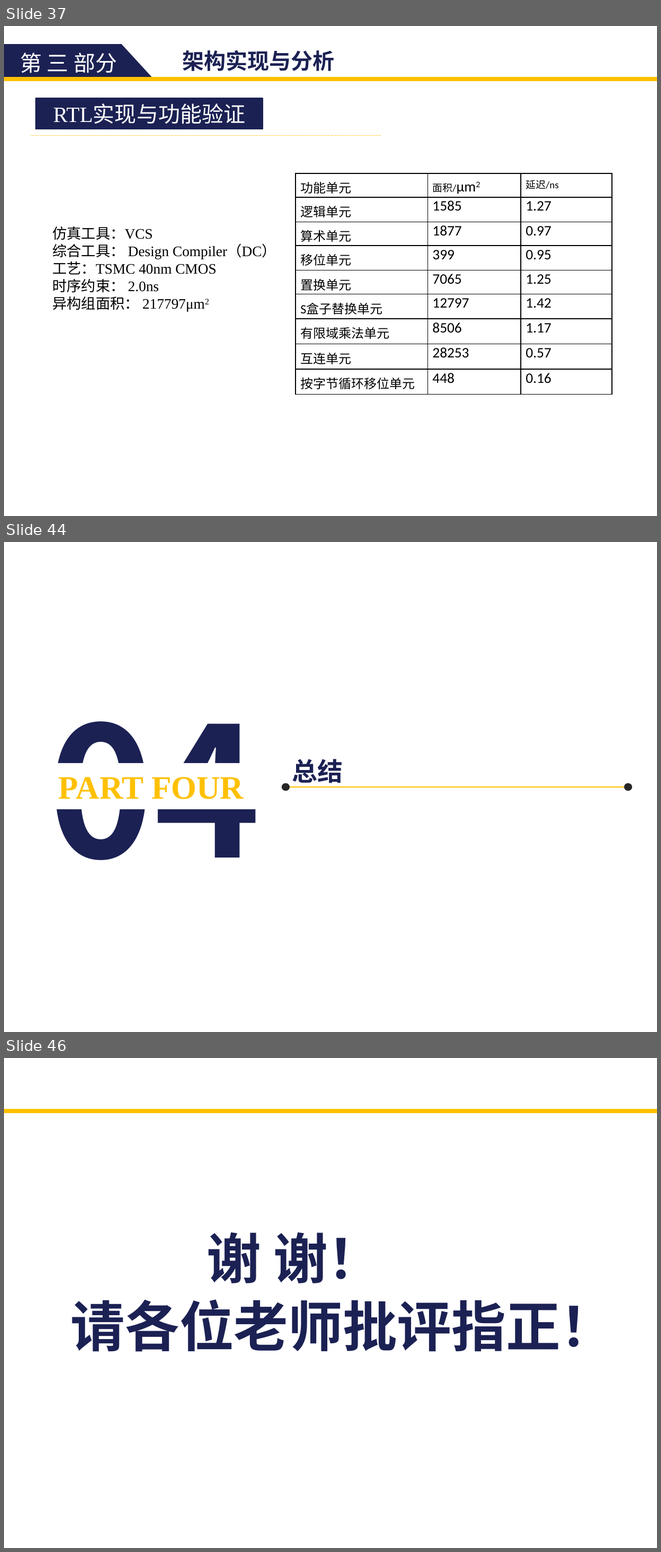
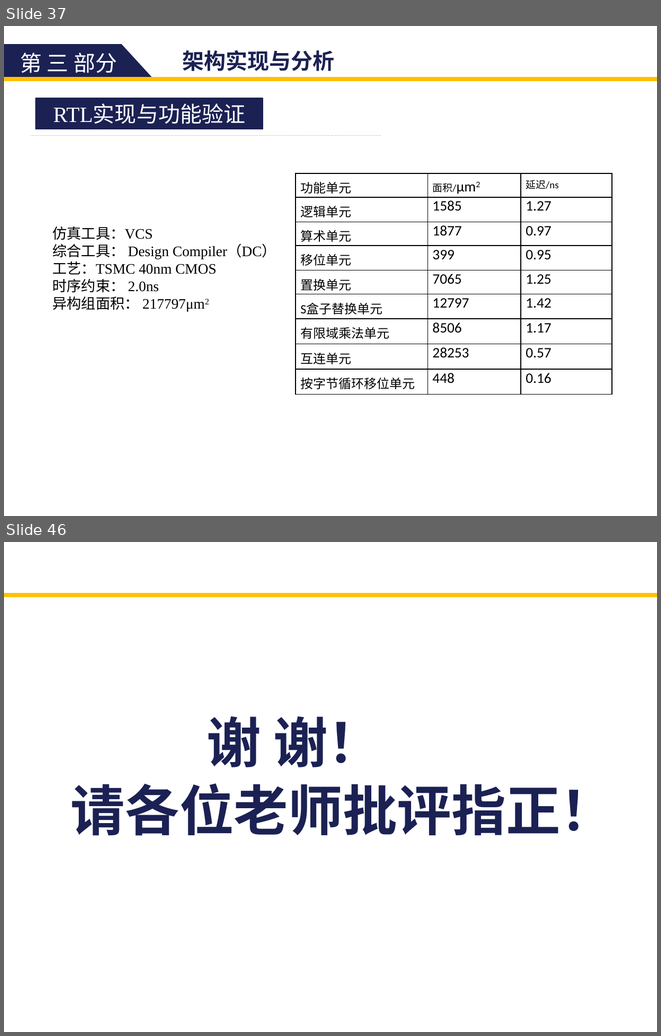
Before and after one commit to zdyzhan/bishe, a slide deck: 131199 李小泉.pptx. Shown one above the other, each under a label of ours: slides 37, 44 and 46 before the commit, slides 37 and 46 after it; the slides between them are not shown. The pictures are 661x1552 and 661x1036 pixels, drawn with LibreOffice and Linux fonts; fonts in the diff are those of the drawing. Boxes give left, top, right and bottom in pixels: in the first picture for what was removed or moved away, otherwise in the second. Text is boxed around its words. In the diff, an @@ line names an element or a change of style, - is before the commit and + after.

```diff
--- a/131199 李小泉.pptx
+++ b/131199 李小泉.pptx
@@ slide 44 removed at box(4, 542, 657, 1032), background #FFFFFF @@
@@ text removed at box(47, 721, 261, 860) @@
-04
@@ rectangle removed at box(36, 762, 266, 809) @@
-PART FOUR
@@ text removed at box(292, 759, 343, 787) @@
-总结
@@ ellipse removed at box(282, 783, 289, 791) @@
@@ line removed from (288, 787) to (626, 787) @@
@@ ellipse removed at box(624, 783, 632, 791) @@
```
Also in this commit, not shown: 11 slides changed, 1 slide added.
